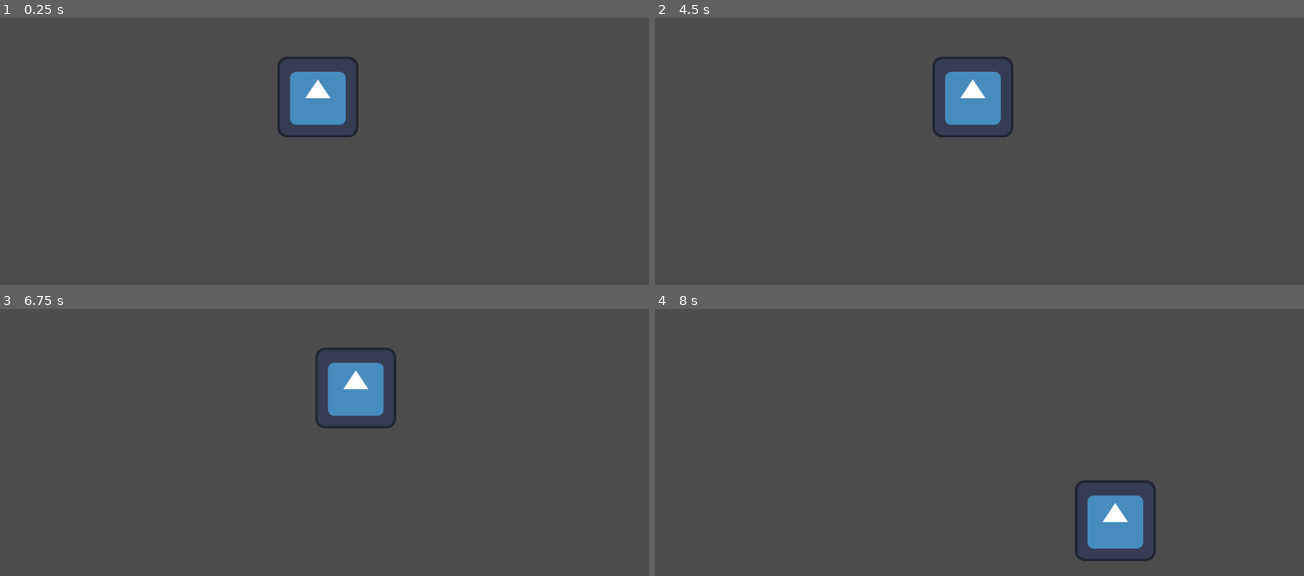
Above: before the commit, frames 1-4 (two rows, left to right).
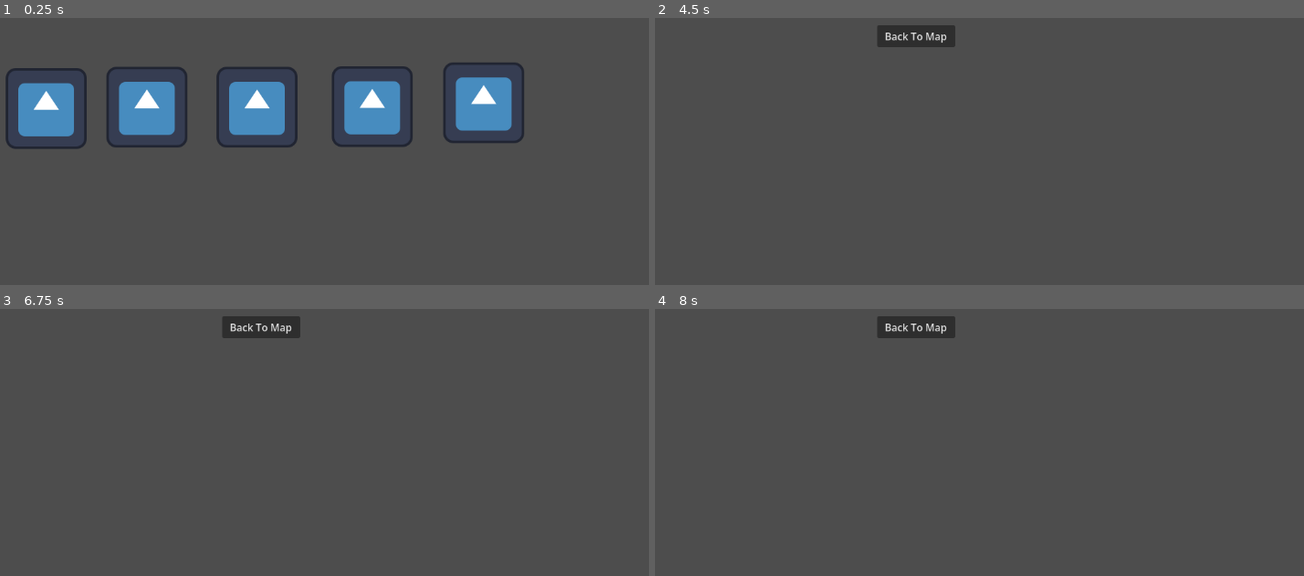
Above: after the commit, the same moments.

Repository: chenshanhorng-blip/Mini-IT-Project
Game: Godot game, scene res://scene_level & map/map.tscn
The game is run twice, just before and just after one commit, with the same random seed, the same clock (stepped at 60 frames per second) and the same inputs. Before the commit the project starts from res://scene_movement/player1_movement.tscn. The engine's default icon, where the game draws it, is replaced by a stand-in: a white triangle on a blue panel in a dark square.
Inputs (mouse positions are in pixels of both pictures, inside the frame that each line leads up to):
- Up to frame 1 (0.25 s): no input
- Up to frame 2 (4.5 s): click (804, 106) at 0.52 s; click (973, 39) at 1.25 s, where only the run after the commit has a clickable "Back To Map"; click (914, 106) at 2.02 s; click (1024, 106) at 2.77 s; click (1141, 103) at 3.52 s; click (700, 108) at 4.27 s
- Up to frame 3 (6.75 s): click (259, 327) at 5 s, where only the run after the commit has a clickable "Back To Map"; click (45, 399) at 5.77 s; tap Enter at 6.5 s; hold D (p1_right) from 6.53 s (still down); tap Down (p2_down) at 6.6 s
- Up to frame 4 (8 s): release D (p1_right) at 7.28 s; hold S (p1_down) from 7.28 s (still down); tap Left (p2_left, bound only after the commit) at 7.35 s

The runs differ from the first frame. In frame 1, 13% of the frame differs, in the area x 0-81%, y 14-50%; in frame 2, 3.2%; in frame 3, 3.2%; in frame 4, 3.1%.

Commit message:
Character testing
adding character inside to replace the temple and run to see how was the character move

Diff:
--- a/game-project/project.godot
+++ b/game-project/project.godot
@@ -11,7 +11,7 @@
 [application]
 
 config/name="GameProject"
-run/main_scene="uid://bppqkhfcmcoi8"
+run/main_scene="uid://cqlumm0xqaufs"
 config/features=PackedStringArray("4.6", "Forward Plus")
 config/icon="res://icon.svg"
 
@@ -39,12 +39,12 @@
 }
 p2_left={
 "deadzone": 0.2,
-"events": [Object(InputEventKey,"resource_local_to_scene":fa …(145 unchanged characters)… se,"keycode":0,"physical_keycode":4194317,"key_label":0,"unicode":0,"location":0,"echo":false,"script":null)
+"events": [Object(InputEventKey,"resource_local_to_scene":fa …(145 unchanged characters)… se,"keycode":0,"physical_keycode":4194319,"key_label":0,"unicode":0,"location":0,"echo":false,"script":null)
 ]
 }
 p2_right={
 "deadzone": 0.2,
-"events": [Object(InputEventKey,"resource_local_to_scene":fa …(144 unchanged characters)… lse,"keycode":0,"physical_keycode":4194318,"key_label":0,"unicode":0,"location":0,"echo":false,"script":null)
+"events": [Object(InputEventKey,"resource_local_to_scene":fa …(144 unchanged characters)… lse,"keycode":0,"physical_keycode":4194321,"key_label":0,"unicode":0,"location":0,"echo":false,"script":null)
 ]
 }
 p2_up={
--- /dev/null
+++ b/game-project/scene_level & map/level1.tscn
@@ -0,0 +1,15 @@
+[gd_scene format=3 uid="uid://cg54t7onvapp0"]
+
+[ext_resource type="Script" uid="uid://dohsocvk0nkqa" path="res://script_level & map/level_1script.gd" id="1_ic2s6"]
+
+[node name="Node2D" type="Node2D" unique_id=700895301]
+script = ExtResource("1_ic2s6")
+
+[node name="Button" type="Button" parent="." unique_id=1988619362]
+offset_left = 439.0
+offset_top = 196.0
+offset_right = 562.0
+offset_bottom = 231.0
+text = "Back To Map"
+
+[connection signal="pressed" from="Button" to="." method="_on_button_pressed"]
--- /dev/null
+++ b/game-project/scene_level & map/level2.tscn
@@ -0,0 +1,15 @@
+[gd_scene format=3 uid="uid://crsrrxrldixul"]
+
+[ext_resource type="Script" uid="uid://ni5tbr0pa6ta" path="res://script_level & map/level_2.gd" id="1_1ihyq"]
+
+[node name="Node2D" type="Node2D" unique_id=312421005]
+script = ExtResource("1_1ihyq")
+
+[node name="Button" type="Button" parent="." unique_id=17081788]
+offset_left = 529.0
+offset_top = 194.0
+offset_right = 650.0
+offset_bottom = 239.0
+text = "Back To Map"
+
+[connection signal="pressed" from="Button" to="Button" method="_on_button_pressed"]
--- /dev/null
+++ b/game-project/scene_level & map/map.tscn
@@ -0,0 +1,42 @@
+[gd_scene format=3 uid="uid://cqlumm0xqaufs"]
+
+[ext_resource type="Script" uid="uid://5blrohwduwc4" path="res://script_level & map/mapscript.gd" id="1_vnd72"]
+[ext_resource type="Texture2D" uid="uid://bfjpenbpiwplc" path="res://icon.svg" id="2_krv56"]
+
+[node name="Node2D" type="Node2D" unique_id=615540292]
+script = ExtResource("1_vnd72")
+
+[node name="TextureRect" type="TextureButton" parent="." unique_id=1015460085]
+offset_left = 97.0
+offset_top = 264.0
+offset_right = 225.0
+offset_bottom = 392.0
+texture_normal = ExtResource("2_krv56")
+
+[node name="TextureRect2" type="TextureButton" parent="." unique_id=118767606]
+offset_left = 256.0
+offset_top = 262.0
+offset_right = 384.0
+offset_bottom = 390.0
+texture_normal = ExtResource("2_krv56")
+
+[node name="TextureRect3" type="TextureButton" parent="." unique_id=2020720428]
+offset_left = 430.0
+offset_top = 262.0
+offset_right = 558.0
+offset_bottom = 390.0
+texture_normal = ExtResource("2_krv56")
+
+[node name="TextureRect4" type="TextureButton" parent="." unique_id=100090594]
+offset_left = 612.0
+offset_top = 261.0
+offset_right = 740.0
+offset_bottom = 389.0
+texture_normal = ExtResource("2_krv56")
+
+[node name="TextureRect5" type="TextureButton" parent="." unique_id=127226131]
+offset_left = 788.0
+offset_top = 255.0
+offset_right = 916.0
+offset_bottom = 383.0
+texture_normal = ExtResource("2_krv56")
--- a/game-project/scene_movement/player1_movement.tscn
+++ b/game-project/scene_movement/player1_movement.tscn
@@ -1,10 +1,12 @@
 [gd_scene format=3 uid="uid://bppqkhfcmcoi8"]
 
 [ext_resource type="Script" uid="uid://cdr6afjirxyb5" path="res://script_movement/player1script.gd" id="1_u017l"]
-[ext_resource type="Texture2D" uid="uid://bfjpenbpiwplc" path="res://icon.svg" id="2_1e58s"]
 
 [sub_resource type="RectangleShape2D" id="RectangleShape2D_kmddl"]
 size = Vector2(270, 255)
+
+[sub_resource type="CompressedTexture2D" id="CompressedTexture2D_4g65o"]
+load_path = "res://.godot/imported/icon.svg-218a8f2b3041327d8a5756f3a245f83b.ctex"
 
 [node name="CharacterBody2D" type="CharacterBody2D" unique_id=1652265376]
 script = ExtResource("1_u017l")
@@ -15,4 +17,4 @@
 
 [node name="Sprite2D" type="Sprite2D" parent="." unique_id=806641159]
 position = Vector2(590, 310)
-texture = ExtResource("2_1e58s")
+texture = SubResource("CompressedTexture2D_4g65o")
--- /dev/null
+++ b/game-project/script_level & map/level_1script.gd
@@ -0,0 +1,7 @@
+extends Node2D
+
+func _ready():
+	$Button.pressed.connect(_on_button_pressed)
+
+func _on_button_pressed():
+	get_tree().change_scene_to_file("res://scene_level & map/map.tscn")
--- /dev/null
+++ b/game-project/script_level & map/level_2.gd
@@ -0,0 +1,7 @@
+extends Node2D
+
+func _ready():
+	$Button.pressed.connect(_on_button_pressed)
+
+func _on_button_pressed():
+	get_tree().change_scene_to_file("res://scene_level & map/map.tscn")
--- /dev/null
+++ b/game-project/script_level & map/mapscript.gd
@@ -0,0 +1,26 @@
+extends Node2D
+
+func _ready():
+	print("Map script loaded")
+	$TextureRect.pressed.connect(_on_level_1_pressed)
+	$TextureRect2.pressed.connect(_on_level_2_pressed)
+	$TextureRect3.pressed.connect(_on_level_3_pressed)
+	$TextureRect4.pressed.connect(_on_level_4_pressed)
+	$TextureRect5.pressed.connect(_on_level_5_pressed)
+
+func _on_level_1_pressed():
+	print("Button clicked!")
+	get_tree().change_scene_to_file("res://scene_level & map/level1.tscn")
+
+func _on_level_2_pressed():
+	print("Button clicked!")
+	get_tree().change_scene_to_file("res://scene_level & map/level2.tscn")
+
+func _on_level_3_pressed():
+	get_tree().change_scene_to_file(" ")
+
+func _on_level_4_pressed():
+	get_tree().change_scene_to_file(" ")
+
+func _on_level_5_pressed():
+	get_tree().change_scene_to_file(" ")
Binary file added: game-project/New Piskel.gif
Binary file added: game-project/The Boar Princess (1).gif
Not shown, added: game-project/script_level & map/level_1script.gd.uid
Not shown, added: game-project/script_level & map/level_2.gd.uid
Not shown, added: game-project/script_level & map/mapscript.gd.uid
